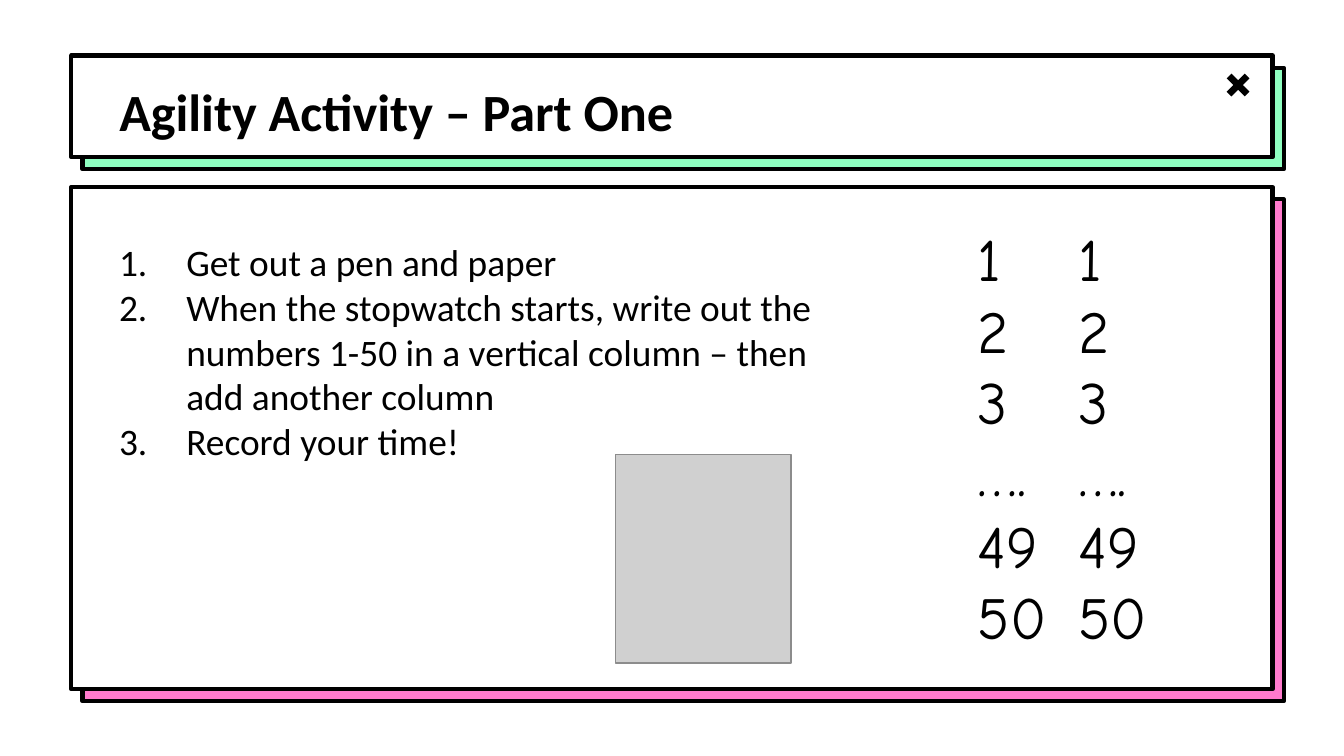
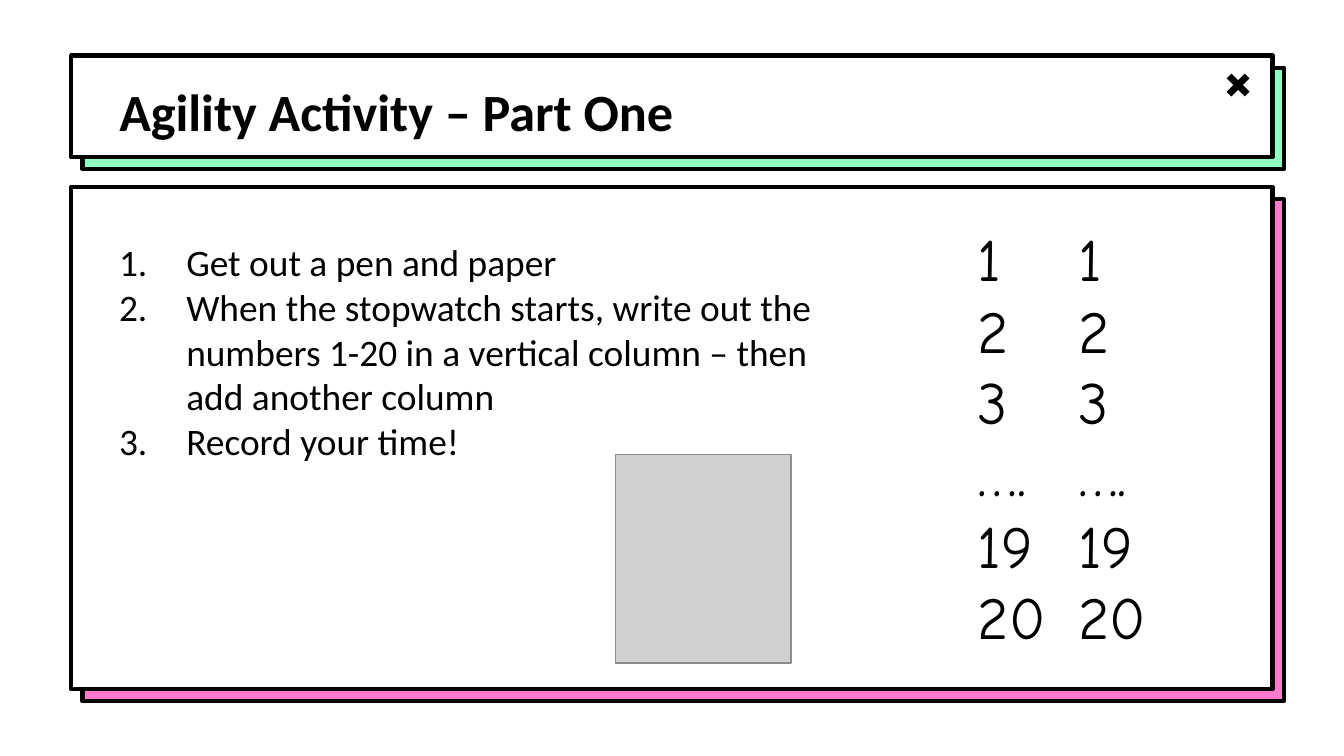
Before and after one commit to hytechclub/capstone, a slide deck: slide 9 of SoftwareDevTeamsLesson/Presentation.pptx. Drawn at 1344x756 pixels with LibreOffice and Linux fonts; fonts in the diff are those of the drawing; grey boxes stand for pictures; background and template pictures are left out. Boxes give left, top, right and bottom in pixels: in the first picture for what was removed or moved away, otherwise in the second. Text is boxed around its words. In the diff, an @@ line names an element or a change of style, - is before the commit and + after.

```diff
--- a/SoftwareDevTeamsLesson/Presentation.pptx
+++ b/SoftwareDevTeamsLesson/Presentation.pptx
@@ text at (186,295,811,411): text changed @@
-2. When the stopwatch starts, write out the numbers 1-50 in a vertical column – then add another column
+2. When the stopwatch starts, write out the numbers 1-20 in a vertical column – then add another column
@@ text at (978,527,1046,640): text changed @@
-49
-50
+19
+20
@@ text at (1078,527,1146,640): text changed @@
-49
-50
+19
+20
```
Also in this commit, not shown: 3 other slides changed.
